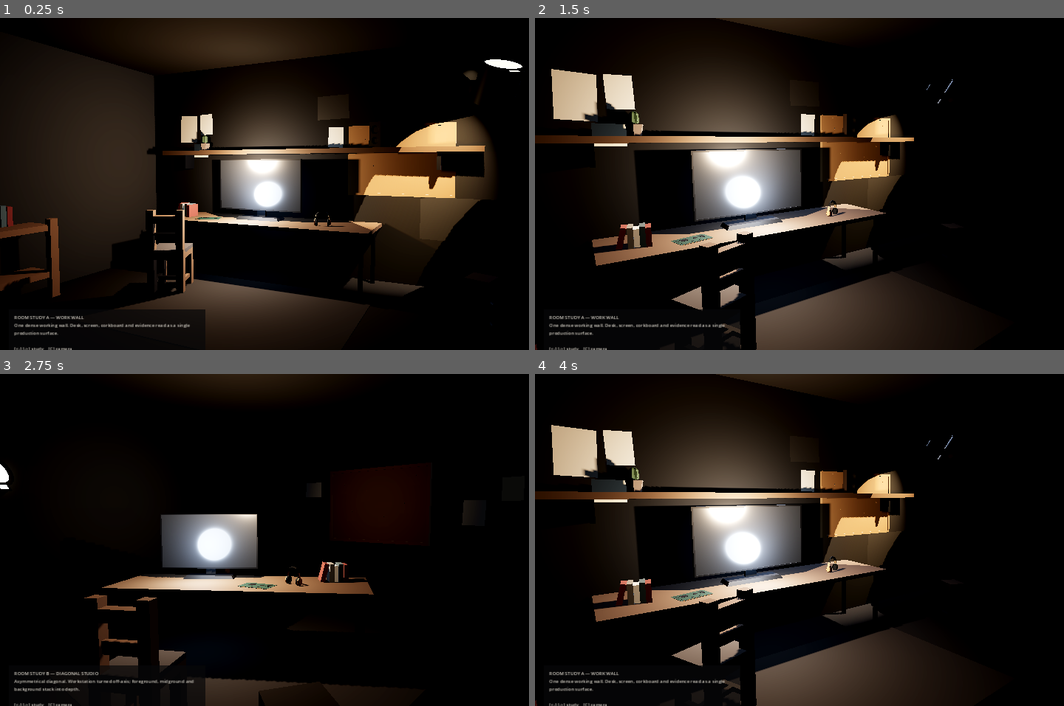
Above: before the commit, frames 1-4 (two rows, left to right).
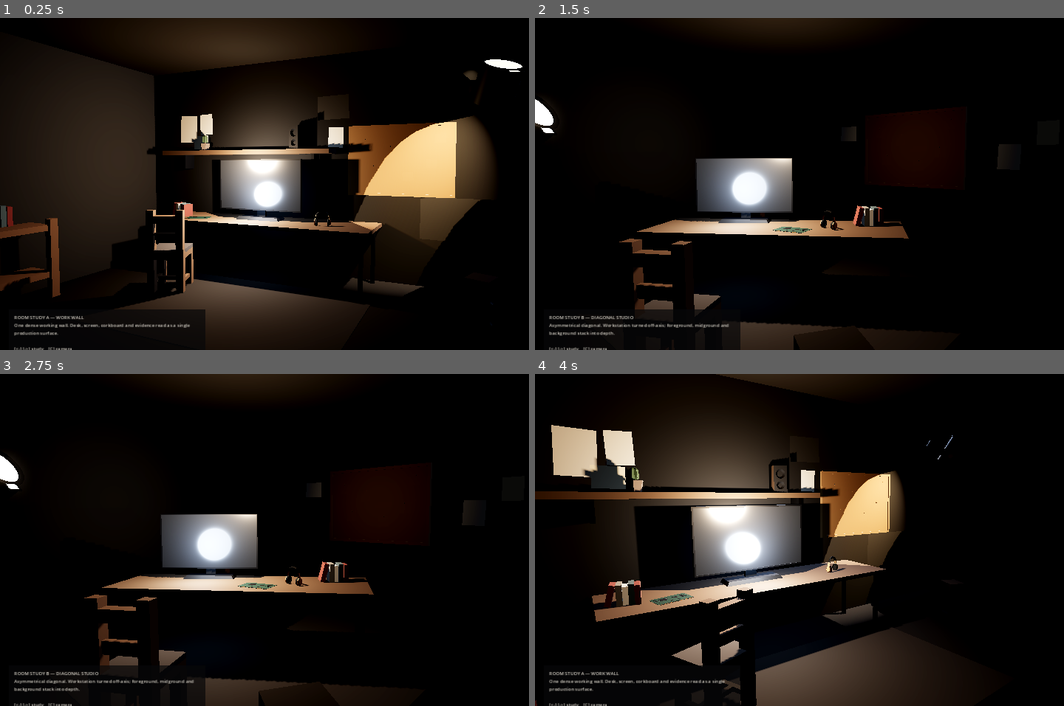
Above: after the commit, the same moments.

Repository: Khanh-glitch/Kh-nh-port
Game: Godot game, scene res://scenes/StudySwitcher.tscn
The game is run twice, just before and just after one commit, with the same random seed, the same clock (stepped at 60 frames per second) and the same inputs.
Inputs:
- Up to frame 1 (0.25 s): no input
- Up to frame 2 (1.5 s): tap Enter at 0.5 s; hold C (camera_toggle) 0.53-1.28 s; tap Space at 1.25 s; tap Right (study_next, bound only after the commit) at 1.35 s
- Up to frame 3 (2.75 s): tap Enter at 2 s; hold Down (study_next, bound only before the commit) from 2.03 s (still down)
- Up to frame 4 (4 s): tap Space at 2.75 s; release Down (study_next, bound only before the commit) at 2.78 s; tap Left (study_prev) at 2.85 s; tap Enter at 3.5 s; hold C (camera_toggle) from 3.53 s (still down)

The runs differ from the first frame. In frame 1, 3.5% of the frame differs, in the area x 26-92%, y 28-67%; in frame 2, 30%, in the area x 0-89%, y 0-100%; in frame 3, 0.2%; in frame 4, 2.5%.

Commit message:
Fix geometry interpenetrations and a whitelist bug that hid them
The contact whitelist matched by bare substring, so the rule ('Wall',
'Corkboard') -- meant for a board mounted on a wall -- also matched
'WallShelf'. That silently excused Study A's 4.3 m wall shelf passing
straight through the corkboard. Matching is now whole-name/prefix/suffix
with an explicit WALL wildcard for shell walls, covered by unit assertions.

Real defects this then exposed, now fixed:
  A  wall shelf shortened 4.3 -> 2.6 m so it stops at the corkboard; right
     bracket, shelf speaker and one pinned sheet moved onto the shelf that
     still exists; books and circuit board unstacked from the display foot
  B  light stand grew a proper cross arm -- the head previously intersected
     its own column; rear speaker unstacked from the books
  C  research corkboard and its two sheets sat behind the camera in BOTH
     views; moved onto the visible run of the west wall

Also rewrote the previewer as a real z-buffer rasteriser. The painter's sort
compared average face depth, so a large wall quad beat a small board lying
flat against it and Study B's corkboard rendered as a sliver -- a renderer
artifact I nearly chased as a placement bug.

Every reserved portfolio surface is now fully inside the canonical frame in
all three studies. tools/check_studies.py passes.

Co-authored-by: arena-agent <297053741+arena-agent@users.noreply.github.com>

Diff:
--- a/project.godot
+++ b/project.godot
@@ -31,7 +31,7 @@
 
 study_next={
 "deadzone": 0.5,
-"events": [Object(InputEventKey,"resource_local_to_scene":fa …(146 unchanged characters)… se,"keycode":0,"physical_keycode":4194322,"key_label":0,"unicode":0,"location":0,"echo":false,"script":null)
+"events": [Object(InputEventKey,"resource_local_to_scene":fa …(146 unchanged characters)… se,"keycode":0,"physical_keycode":4194321,"key_label":0,"unicode":0,"location":0,"echo":false,"script":null)
 ]
 }
 study_prev={
--- a/scenes/RoomStudy_A_WorkWall.tscn
+++ b/scenes/RoomStudy_A_WorkWall.tscn
@@ -178,7 +178,7 @@
 auto_exposure_enabled = false
 
 [sub_resource type="BoxMesh" id="Box_WallShelf"]
-size = Vector3(4.3, 0.06, 0.28)
+size = Vector3(2.6, 0.06, 0.28)
 
 [sub_resource type="BoxMesh" id="Box_WallShelfBracketL"]
 size = Vector3(0.04, 0.22, 0.2)
@@ -263,7 +263,7 @@
 [node name="Floorfield" type="Node3D" parent="."]
 
 [node name="WallShelf" type="MeshInstance3D" parent="WorkWall"]
-position = Vector3(-0.15, 1.62, -2.16)
+position = Vector3(-1, 1.62, -2.16)
 mesh = SubResource("Box_WallShelf")
 surface_material_override/0 = SubResource("mat_desk_top")
 
@@ -273,7 +273,7 @@
 surface_material_override/0 = SubResource("mat_metal_dark")
 
 [node name="WallShelfBracketR" type="MeshInstance3D" parent="WorkWall"]
-position = Vector3(1.55, 1.5, -2.18)
+position = Vector3(0.06, 1.5, -2.18)
 mesh = SubResource("Box_WallShelfBracketR")
 surface_material_override/0 = SubResource("mat_metal_dark")
 
@@ -337,7 +337,7 @@
 surface_material_override/0 = SubResource("mat_paper")
 
 [node name="Sheet2" type="MeshInstance3D" parent="WorkWall/PinnedSheets"]
-position = Vector3(-1.8, 1.66, -2.288)
+position = Vector3(-1.8, 1.78, -2.288)
 rotation_degrees = Vector3(0, 0, -0.8)
 mesh = SubResource("Quad_Sheet2")
 surface_material_override/0 = SubResource("mat_paper_warm")
@@ -368,21 +368,21 @@
 kit_id = "headphones"
 
 [node name="BooksDesk" parent="WorkWall" instance=ExtResource("5_books")]
-position = Vector3(-1.860099215, 0.735, -1.777230835)
+position = Vector3(-1.940099215, 0.735, -1.777230835)
 rotation_degrees = Vector3(0, -8, 0)
 scale = Vector3(1.728176547, 1.728176547, 1.728176547)
 script = ExtResource("1_kit_instance")
 kit_id = "books"
 
 [node name="CircuitBoard" parent="WorkWall" instance=ExtResource("6_circuit_board")]
-position = Vector3(-1.255856594, 0.738003022, -1.643166087)
+position = Vector3(-1.425856594, 0.738003022, -1.643166087)
 rotation_degrees = Vector3(-90, 14, 0)
 scale = Vector3(0.077169541, 0.077169541, 0.077169541)
 script = ExtResource("1_kit_instance")
 kit_id = "circuit-board"
 
 [node name="SpeakerShelf" parent="WorkWall" instance=ExtResource("7_speaker_small")]
-position = Vector3(0.769902427, 1.65, -2.096081371)
+position = Vector3(-0.270097573, 1.65, -2.096081371)
 rotation_degrees = Vector3(0, -16, 0)
 scale = Vector3(1.006780151, 1.006780151, 1.006780151)
 script = ExtResource("1_kit_instance")
--- a/scenes/RoomStudy_B_DiagonalStudio.tscn
+++ b/scenes/RoomStudy_B_DiagonalStudio.tscn
@@ -216,6 +216,9 @@
 [sub_resource type="BoxMesh" id="Box_StandFoot"]
 size = Vector3(0.46, 0.04, 0.46)
 
+[sub_resource type="BoxMesh" id="Box_StandArm"]
+size = Vector3(0.5, 0.045, 0.045)
+
 [node name="RoomStudy_B_DiagonalStudio" type="Node3D"]
 
 [node name="RoomShell" type="Node3D" parent="."]
@@ -381,7 +384,7 @@
 kit_id = "speaker-small"
 
 [node name="SpeakerBack" parent="Studio" instance=ExtResource("10_speaker_small")]
-position = Vector3(-2.612101234, 0.88, -0.88667888)
+position = Vector3(-2.612101234, 0.88, -0.78667888)
 rotation_degrees = Vector3(0, 52, 0)
 scale = Vector3(1.141017504, 1.141017504, 1.141017504)
 script = ExtResource("1_kit_instance")
@@ -404,15 +407,20 @@
 mesh = SubResource("Box_StandFoot")
 surface_material_override/0 = SubResource("mat_metal_dark")
 
+[node name="StandArm" type="MeshInstance3D" parent="Lighting"]
+position = Vector3(-1.75, 2.14, 1.98)
+mesh = SubResource("Box_StandArm")
+surface_material_override/0 = SubResource("mat_metal_dark")
+
 [node name="SpotFixture" parent="Lighting" instance=ExtResource("11_spotlight")]
-position = Vector3(-2.108426995, 2.042531125, 2.067096817)
+position = Vector3(-1.688426995, 2.022531125, 2.087096817)
 rotation_degrees = Vector3(-34, 124, 0)
 scale = Vector3(0.697399234, 0.697399234, 0.697399234)
 script = ExtResource("1_kit_instance")
 kit_id = "spotlight"
 
 [node name="SpotKey" type="SpotLight3D" parent="Lighting"]
-position = Vector3(-1.86, 2.1, 1.88)
+position = Vector3(-1.46, 2.04, 1.9)
 rotation_degrees = Vector3(-30, 122, 0)
 light_color = Color(1, 0.878, 0.714, 1)
 light_energy = 11
--- a/scenes/RoomStudy_C_PresentationPlane.tscn
+++ b/scenes/RoomStudy_C_PresentationPlane.tscn
@@ -373,7 +373,7 @@
 kit_id = "chair"
 
 [node name="Corkboard" parent="Nucleus" instance=ExtResource("7_corkboard")]
-position = Vector3(-2.547509065, 1.193259093, 1.95)
+position = Vector3(-2.547509065, 1.193259093, 0.8)
 rotation_degrees = Vector3(0, 90, 0)
 scale = Vector3(1.468747766, 1.468747766, 1.468747766)
 script = ExtResource("1_kit_instance")
@@ -382,13 +382,13 @@
 [node name="PinnedSheets" type="Node3D" parent="Nucleus"]
 
 [node name="Sheet0" type="MeshInstance3D" parent="Nucleus/PinnedSheets"]
-position = Vector3(-2.565, 1.78, 2.82)
+position = Vector3(-2.565, 1.76, 1.08)
 rotation_degrees = Vector3(0, 90, 1.6)
 mesh = SubResource("Quad_Sheet0")
 surface_material_override/0 = SubResource("mat_paper")
 
 [node name="Sheet1" type="MeshInstance3D" parent="Nucleus/PinnedSheets"]
-position = Vector3(-2.565, 1.42, 2.78)
+position = Vector3(-2.565, 1.38, 0.56)
 rotation_degrees = Vector3(0, 90, -1.2)
 mesh = SubResource("Quad_Sheet1")
 surface_material_override/0 = SubResource("mat_surface_print")
--- a/scripts/kit_instance.gd
+++ b/scripts/kit_instance.gd
@@ -68,12 +68,13 @@
 		if mesh != null:
 			for i in mesh.get_surface_count():
 				var src := mesh.surface_get_material(i)
-				var name := ""
+				var surface_name := ""
 				if src is BaseMaterial3D:
-					name = (src as BaseMaterial3D).resource_name
-				if name.is_empty():
-					name = "surface_%d" % i
-				var mat := RoomPalette.build_material(family, name, src, roughness_offset)
+					surface_name = (src as BaseMaterial3D).resource_name
+				if surface_name.is_empty():
+					surface_name = "surface_%d" % i
+				var mat := RoomPalette.build_material(
+						family, surface_name, src, roughness_offset)
 				if mat != null:
 					mi.set_surface_override_material(i, mat)
 	for child in node.get_children():
--- a/scripts/study_switcher.gd
+++ b/scripts/study_switcher.gd
@@ -42,8 +42,8 @@
 func _load(index: int) -> void:
 	_index = index
 	if is_instance_valid(_current):
+		remove_child(_current)
 		_current.queue_free()
-		remove_child(_current)
 	var packed: PackedScene = load(STUDIES[_index]["scene"])
 	_current = packed.instantiate()
 	add_child(_current)
Binary file changed: previews/A_WorkWall_Canonical.png
Binary file changed: previews/A_WorkWall_Secondary.png
Binary file changed: previews/B_DiagonalStudio_Canonical.png
Binary file changed: previews/B_DiagonalStudio_Secondary.png
Binary file changed: previews/C_PresentationPlane_Canonical.png
Binary file changed: previews/C_PresentationPlane_Secondary.png
Not shown: 1 places in scenes/RoomStudy_B_DiagonalStudio.tscn that only renumber resources
Not shown, changed: tools/build_studies.py
Not shown, changed: tools/check_studies.py
Not shown, changed: tools/preview_studies.py
